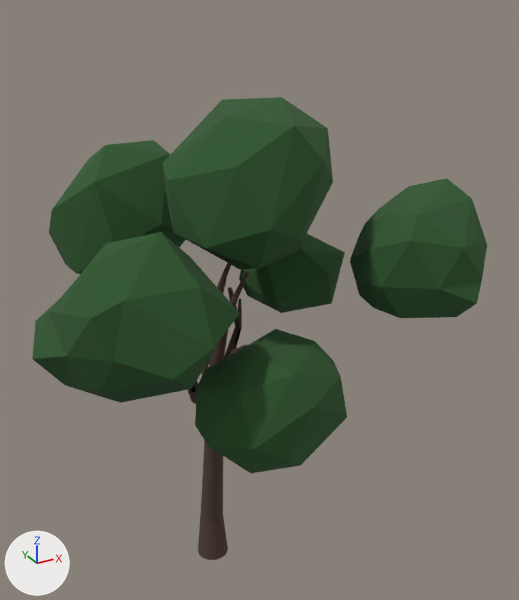
The FBX model Island/Assets/Prefabs/Mapping/Tree2.fbx: old version first, new version second.
Camera for both pictures: a 50 mm camera at (-3.32, -7.43, 7.48) aimed at (0.63, -0.26, 3.9). Lighting does not change. The marker at lower left points along +X, +Y and +Z. Where no turn or scale is listed for an object, it has been applied to the vertices. Vertices at the same position are counted once.

The first picture shows 'Leaves', 'Trunk'.
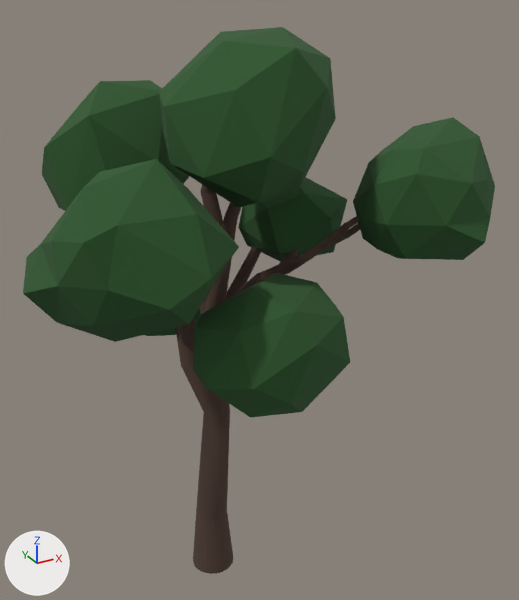
Pixel boxes [x1, y1, x2, y2] of what changed, in the pictures (519 x 600 px):
'Leaves', moved
    before: [32, 97, 487, 473]
    after: [23, 27, 495, 418]
'Trunk', reshaped, rescaled
    before: [188, 263, 249, 560]
    after: [175, 184, 360, 574]
part 1 of me_cylinder_001, built on
    before: [188, 263, 249, 519]
    after: [175, 184, 360, 519]

Diff of the bpy script that builds the scene:
```diff
--- a/Island/Assets/Prefabs/Mapping/Tree2.fbx.py
+++ b/Island/Assets/Prefabs/Mapping/Tree2.fbx.py
@@ me_cylinder_001 @@
 # used by ob_trunk; location = (0.0, 0.0, 0.44); scale = (0.138, 0.138, 0.427)
-me_cylinder_001.from_pydata(...)  # 532 vertices, 736 faces; spans x -7.16..4.0, y -7.84..6.27, z -1.05..10.01
+me_cylinder_001.from_pydata(...)  # 1248 vertices, 1238 faces; spans x -7.17..11.72, y -7.08..3.04, z -1.05..10.27
+# me_cylinder_001 part 1: 3 vertices moved from x 0.92..1.94, y -4.74..-4.49, z 8.72..9.43 to x 0.86..1.99, y -4.72..-4.25, z 8.69..9.41; 375 vertices removed from x -7.16..4.0, y -7.84..6.27, z 3.67..10.01; 1091 vertices added at x -7.17..11.72, y -7.08..3.04, z 3.36..10.27
 me_cylinder_001.materials.append(mat_brown)
@@ ob_trunk @@
 ob_trunk.location = (0.0, 0.0, 0.44)
-ob_trunk.scale = (0.138, 0.138, 0.427)
+ob_trunk.scale = (0.189, 0.189, 0.595)
@@ ob_leaves @@
 ob_leaves = bpy.data.objects.new('Leaves', me_icosphere)
-ob_leaves.location = (0.29, -0.89, 5.44)
+ob_leaves.location = (0.29, -0.89, 6.14)
```
